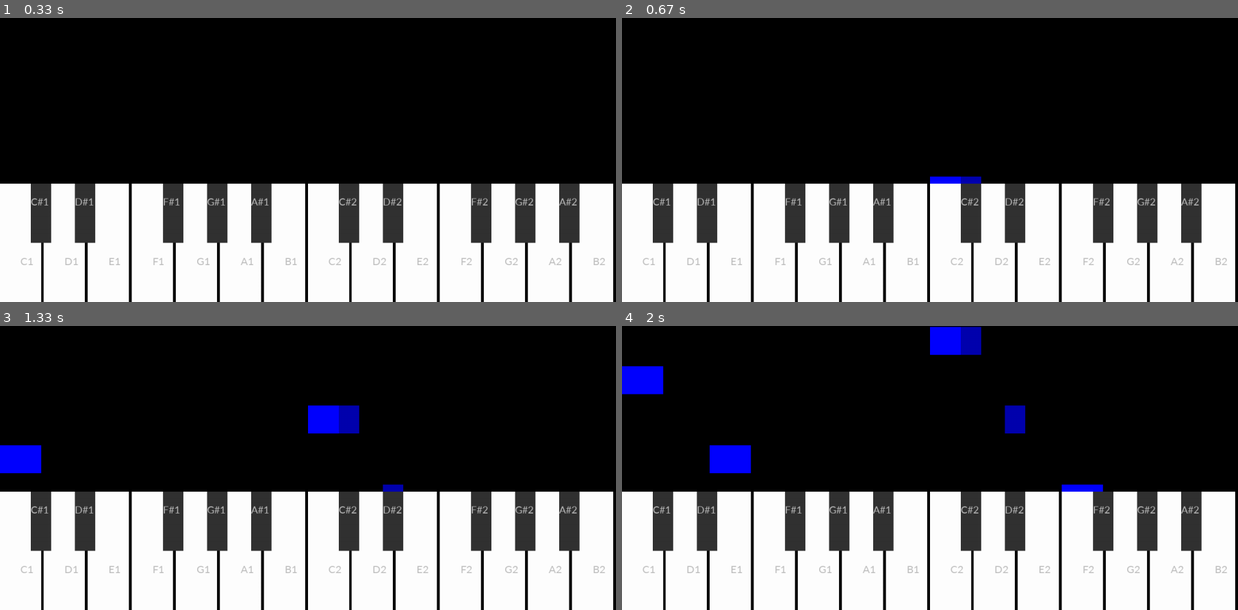
Above: before the commit, frames 1-4 (two rows, left to right).
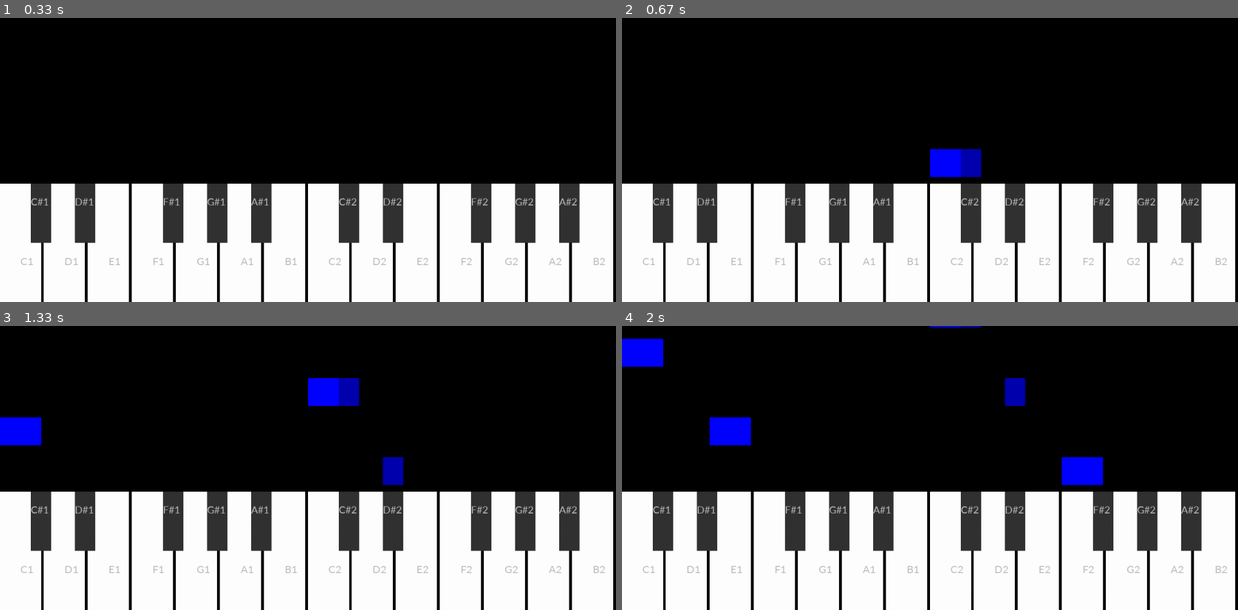
Above: after the commit, the same moments.

Repository: jdrhea/pygame-piano
Game: pygame game, started from pypiano.py
Same seed, same stepped clock (60 frames per second), same inputs: the game is played once before the commit and once after it.
Inputs (mouse positions are in pixels of both pictures, inside the frame that each line leads up to):
- Up to frame 1 (0.33 s): no input
- Up to frame 2 (0.67 s): press the mouse at (973, 213) at 0.37 s; move the mouse to (905, 142) at 0.47 s; release the mouse at (837, 71) at 0.6 s
- Up to frame 3 (1.33 s): press the mouse at (18, 550) at 0.7 s; move the mouse to (61, 459) at 0.8 s; release the mouse at (104, 365) at 0.93 s; press the mouse at (394, 521) at 1.03 s; move the mouse to (326, 499) at 1.13 s; release the mouse at (264, 479) at 1.27 s
- Up to frame 4 (2 s): press the mouse at (726, 550) at 1.37 s; move the mouse to (911, 456) at 1.47 s; release the mouse at (1090, 360) at 1.6 s; press the mouse at (1084, 550) at 1.7 s; move the mouse to (1114, 536) at 1.8 s; release the mouse at (1145, 521) at 1.93 s

Frame 1 is identical in both runs. In frame 2, 1.0% of the frame differs, in the area x 50-59%, y 46-59%; in frame 3, 3.4%; in frame 4, 5.1%, in the area x 0-79%, y 0-59%.

Commit message:
fixed a bug where the notes would expand after i had pressed a key

Diff:
--- a/pypiano.py
+++ b/pypiano.py
@@ -126,6 +126,7 @@
             note[5] += growth * dt
         else:
             note[3] += growth * dt
+            note[5] += growth * dt
     # remove notes that are no longer visible
     activeNotes = [note for note in activeNotes if note[3] > 1]
     for event in pygame.event.get():
@@ -157,7 +158,7 @@
             for note in activeNotes:
                 note[4] = True
     window.fill((0, 0, 0))
+    drawKeys()
     drawNote()
-    drawKeys()
     pygame.display.update()
     #clock.tick(60)  # Limit the frame rate to 60 FPS
